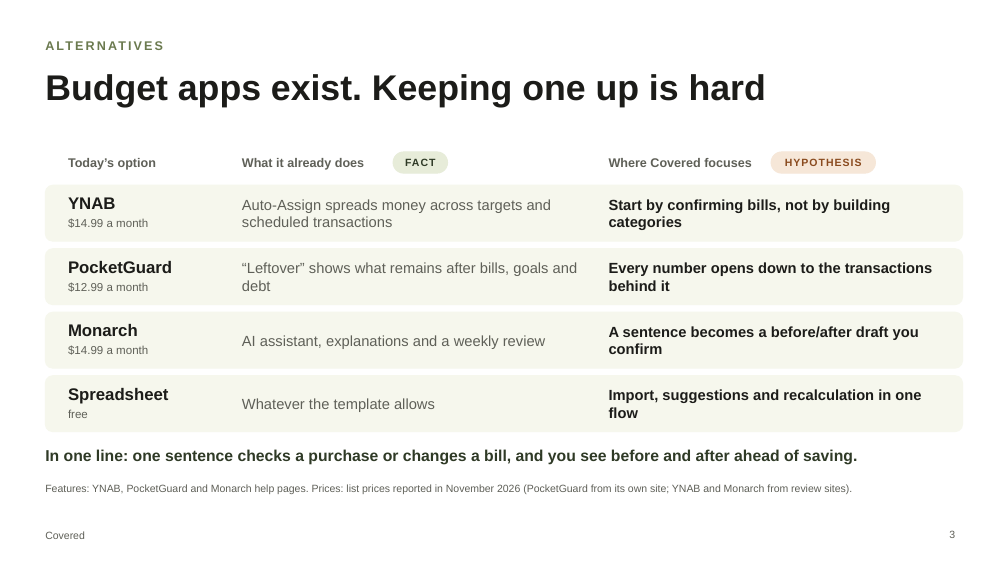
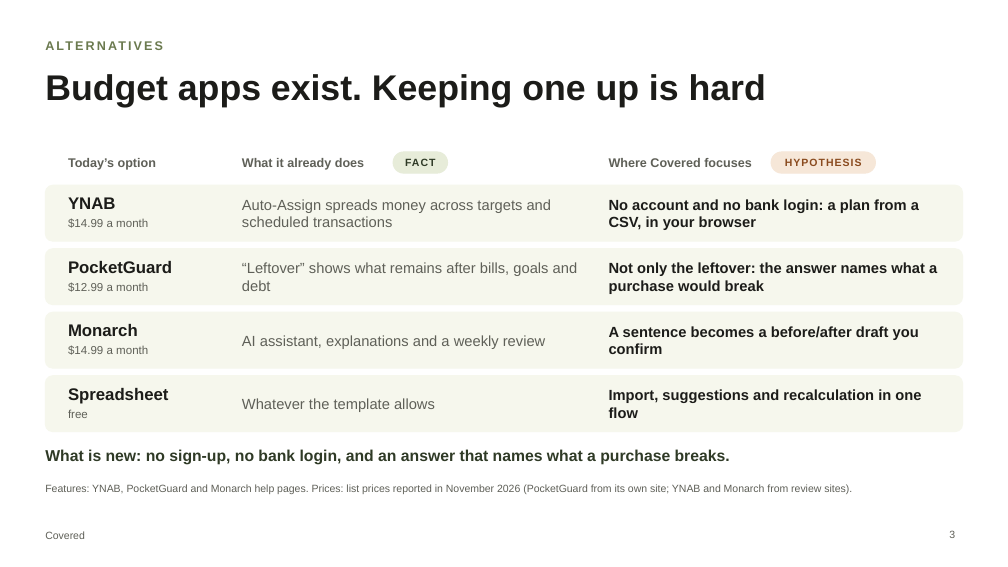
Before and after one commit to chinusoid/FractureTeam, a slide deck: slide 3 of pitch/covered-pitch.pptx. Drawn at 1008x567 pixels with LibreOffice and Linux fonts; fonts in the diff are those of the drawing. Boxes give left, top, right and bottom in pixels: in the first picture for what was removed or moved away, otherwise in the second. Text is boxed around its words. In the diff, an @@ line names an element or a change of style, - is before the commit and + after.

```diff
--- a/pitch/covered-pitch.pptx
+++ b/pitch/covered-pitch.pptx
@@ text at (x1=609, y1=199, x2=919, y2=230): text changed @@
-Start by confirming bills, not by building categories
+No account and no bank login: a plan from a CSV, in your browser
@@ text at (x1=609, y1=262, x2=937, y2=294): text changed @@
-Every number opens down to the transactions behind it
+Not only the leftover: the answer names what a purchase would break
@@ text at (x1=45, y1=449, x2=730, y2=465): text changed @@
-In one line: one sentence checks a purchase or changes a bill, and you see before and after ahead of saving.
+What is new: no sign-up, no bank login, and an answer that names what a purchase breaks.
```
Also in this commit, not shown: 2 other slides changed, 2 other files.
